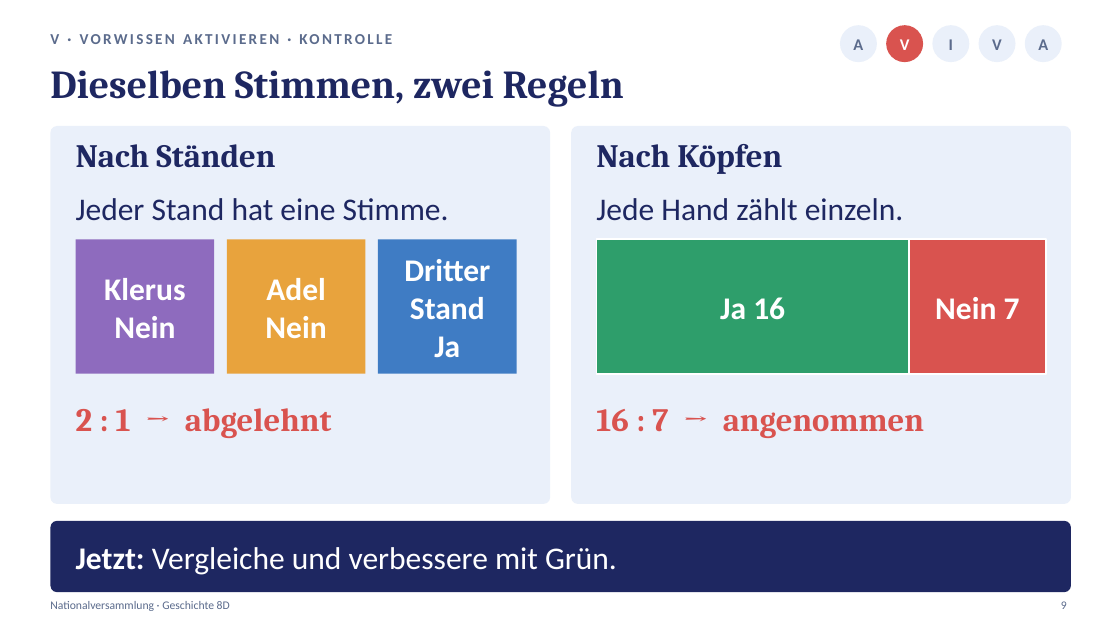
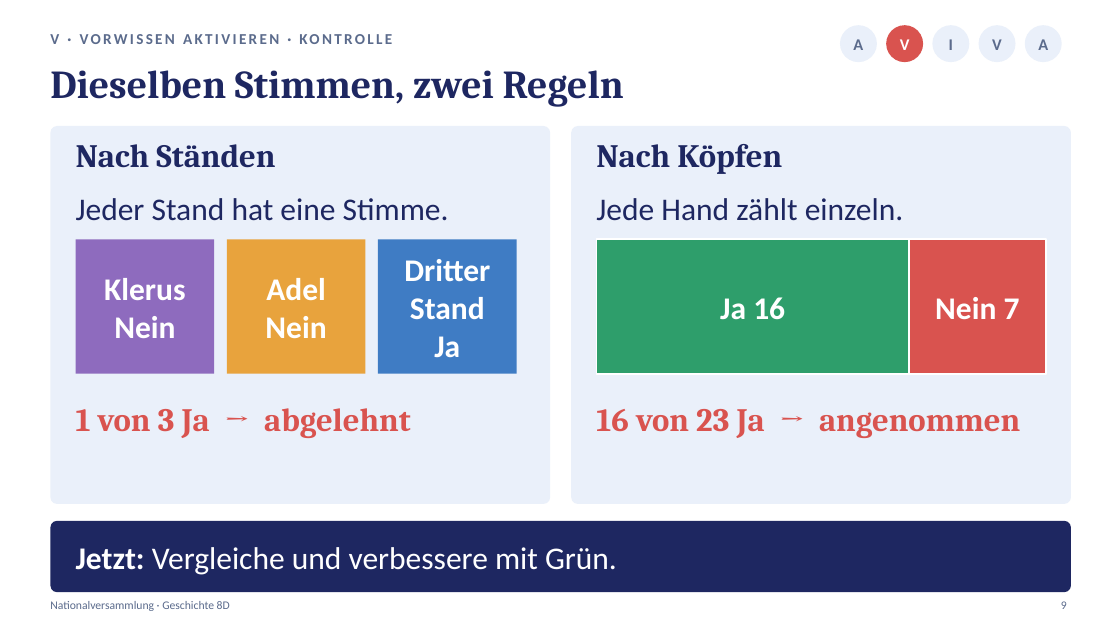
Before and after one commit to golzkonstantin-gif/Schule, a slide deck: slide 9 of Geschichte_8D/Stunde2_Nationalversammlung/Praesentation_Stunde2_Nationalversammlung_8D.pptx. Drawn at 1120x630 pixels with LibreOffice and Linux fonts; fonts in the diff are those of the drawing. Boxes give left, top, right and bottom in pixels: in the first picture for what was removed or moved away, otherwise in the second. Text is boxed around its words. In the diff, an @@ line names an element or a change of style, - is before the commit and + after.

```diff
--- a/Geschichte_8D/Stunde2_Nationalversammlung/Praesentation_Stunde2_Nationalversammlung_8D.pptx
+++ b/Geschichte_8D/Stunde2_Nationalversammlung/Praesentation_Stunde2_Nationalversammlung_8D.pptx
@@ text at (x1=76, y1=408, x2=411, y2=438): text changed @@
-2 : 1 → abgelehnt
+1 von 3 Ja → abgelehnt
@@ text at (x1=596, y1=409, x2=1020, y2=438): text changed @@
-16 : 7 → angenommen
+16 von 23 Ja → angenommen
```
Also in this commit, not shown: 4 other slides changed, 13 other files.
